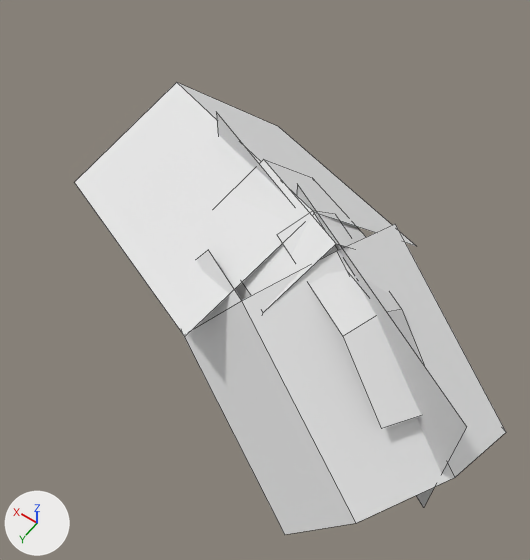
The OBJ model assets/mcme/models/block/spruce_branch_dead_2.obj: old version first, new version second.
The view is the same before and after, from a 50 mm camera at (-0.82, 1.08, 3.16) aimed at (0.63, -0.95, -0.04). Arrows for +X, +Y and +Z are at lower left; the lights stay in place. Mesh edges are drawn as thin lines. Where no turn or scale is listed for an object, it has been applied to the vertices. Vertices at the same position are counted once.

Before the edit, the objects in view are built like this:
```python
ob_cube = bpy.data.objects.new('cube', me_cube)
ob_cube.location = (0.0, 0.0, 0.0)
ob_cube_001 = bpy.data.objects.new('cube.001', me_cube_001)
ob_cube_001.location = (0.0, 0.0, 0.0)
ob_plane = bpy.data.objects.new('plane', me_plane)
ob_plane.location = (0.0, 0.0, 0.0)
ob_plane_001 = bpy.data.objects.new('plane.001', me_plane_001)
ob_plane_001.location = (0.0, 0.0, 0.0)
ob_plane_002 = bpy.data.objects.new('plane.002', me_plane_002)
ob_plane_002.location = (0.0, 0.0, 0.0)
ob_plane_003 = bpy.data.objects.new('plane.003', me_plane_003)
ob_plane_003.location = (0.0, 0.0, 0.0)
```
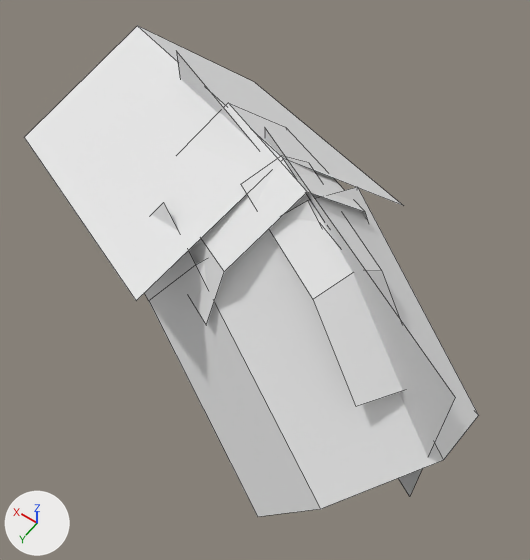
Boxes [x1, y1, x2, y2] around the edits, measured in the pictures (530 x 560 px):
'plane', reshaped (6% taller)
    before: [184, 224, 506, 535]
    after: [145, 187, 479, 517]
'plane.001', mesh rescaled (11% wider, 8% taller)
    before: [75, 82, 416, 336]
    after: [24, 26, 402, 301]
'plane.002', mesh rescaled
    before: [229, 160, 366, 313]
    after: [189, 103, 368, 325]
'plane.003', reshaped (12% wider, 15% taller)
    before: [277, 211, 422, 429]
    after: [241, 156, 403, 406]
'cube', reshaped (12% wider, 14% taller)
    before: [297, 184, 466, 507]
    after: [265, 128, 455, 497]
'cube.001', reshaped
    before: [216, 112, 358, 284]
    after: [176, 51, 254, 144]

Patch to the scene script:
```diff
--- a/assets/mcme/models/block/spruce_branch_dead_2.obj.py
+++ b/assets/mcme/models/block/spruce_branch_dead_2.obj.py
@@ me_cube @@
 me_cube.from_pydata(...)  # 4 vertices, 1 face; spans x -0.704..0.488, y -1.038..-0.349, z -0.281..0.792
-me_cube.vertices[0].co = (-0.704, -0.349, 0.714)  # pixel (466, 426)
-me_cube.vertices[1].co = (0.461, -0.963, 0.792)  # pixel (297, 183)
-me_cube.vertices[2].co = (-0.677, -0.424, -0.281)  # pixel (423, 507)
-me_cube.vertices[3].co = (0.488, -1.038, -0.203)
+# me_cube part 1
+me_cube.vertices[0].co = (-0.621, -0.393, 0.781)  # pixel (455, 397)
+me_cube.vertices[1].co = (0.754, -1.118, 0.873)  # pixel (264, 127)
+me_cube.vertices[2].co = (-0.589, -0.482, -0.393)  # pixel (409, 496)
+me_cube.vertices[3].co = (0.786, -1.206, -0.301)
 me_cube.materials.append(mat_m_eb03bff7_0e1a_c467_ec6f_b193c3cf074e)
@@ me_cube_001 @@
 me_cube_001.from_pydata(...)  # 4 vertices, 1 face; spans x -0.165..1.131, y -1.231..-0.655, z -0.268..0.812
-me_cube_001.vertices[0].co = (-0.165, -0.655, 0.665)
-me_cube_001.vertices[1].co = (1.057, -1.131, 0.812)  # pixel (216, 111)
-me_cube_001.vertices[2].co = (-0.091, -0.755, -0.268)
-me_cube_001.vertices[3].co = (1.131, -1.231, -0.121)
+# me_cube_001 part 2
+me_cube_001.vertices[0].co = (0.016, -0.755, 0.723)
+me_cube_001.vertices[1].co = (1.457, -1.317, 0.897)  # pixel (176, 50)
+me_cube_001.vertices[2].co = (0.103, -0.872, -0.378)
+me_cube_001.vertices[3].co = (1.544, -1.434, -0.203)
 me_cube_001.materials.append(mat_m_eb03bff7_0e1a_c467_ec6f_b193c3cf074e)
@@ me_plane @@
-me_plane.from_pydata(...)  # 12 vertices, 5 faces; spans x -0.83..0.94, y -1.48..0.04, z -0.39..0.74
+me_plane.from_pydata(...)  # 12 vertices, 5 faces; spans x -0.69..1.31, y -1.69..-0.04, z -0.65..0.82
+# me_plane part 3: 12 of 12 vertices moved; they spanned x -0.83..0.94, y -1.48..0.04, z -0.39..0.74 and now span x -0.69..1.31, y -1.69..-0.04, z -0.65..0.82; mean shift (0.26, -0.11, -0.11); largest move (0.67, -0.32, 0.15) -> (1.05, -0.46, -0.01)
 me_plane.materials.append(mat_m_eb03bff7_0e1a_c467_ec6f_b193c3cf074e)
@@ me_plane_001 @@
 me_plane_001.from_pydata(...)  # 6 vertices, 2 faces; spans x 0.0..1.79, y -1.97..-0.2, z 0.05..0.77
+# me_plane_001 part 4: the whole mesh is scaled about its middle by 1.18, then moved by (0.37, -0.18, 0.01)
 me_plane_001.materials.append(mat_m_eb03bff7_0e1a_c467_ec6f_b193c3cf074e)
@@ me_plane_002 @@
 me_plane_002.from_pydata(...)  # 10 vertices, 4 faces; spans x -0.054..0.886, y -1.369..-0.338, z 0.235..0.778
+# me_plane_002 part 5: the whole mesh is scaled about its middle by 1.18, then moved by (0.285, -0.135, 0.03)
 me_plane_002.materials.append(mat_m_eb03bff7_0e1a_c467_ec6f_b193c3cf074e)
@@ me_plane_003 @@
 me_plane_003.from_pydata(...)  # 9 vertices, 4 faces; spans x -0.524..0.408, y -1.028..-0.348, z 0.305..0.777
-me_plane_003.vertices[0].co = (0.284, -1.028, 0.645)  # pixel (335, 214)
-me_plane_003.vertices[1].co = (0.408, -0.728, 0.692)  # pixel (276, 234)
-me_plane_003.vertices[2].co = (-0.212, -0.804, 0.536)  # pixel (401, 309)
-me_plane_003.vertices[3].co = (-0.088, -0.504, 0.584)  # pixel (342, 336)
-me_plane_003.vertices[4].co = (-0.171, -0.653, 0.645)
-me_plane_003.vertices[5].co = (0.319, -0.876, 0.777)  # pixel (312, 210)
-me_plane_003.vertices[6].co = (-0.524, -0.481, 0.407)
-me_plane_003.vertices[7].co = (-0.398, -0.348, 0.345)  # pixel (381, 428)
-me_plane_003.vertices[8].co = (-0.5, -0.657, 0.305)
+# me_plane_003 part 6
+me_plane_003.vertices[0].co = (0.546, -1.194, 0.699)  # pixel (308, 162)
+me_plane_003.vertices[1].co = (0.692, -0.84, 0.755)  # pixel (240, 184)
+me_plane_003.vertices[2].co = (-0.035, -0.931, 0.55)  # pixel (381, 270)
+me_plane_003.vertices[3].co = (0.111, -0.577, 0.606)  # pixel (312, 299)
+me_plane_003.vertices[4].co = (0.006, -0.752, 0.707)
+me_plane_003.vertices[5].co = (0.587, -1.015, 0.856)  # pixel (281, 155)
+me_plane_003.vertices[6].co = (-0.399, -0.55, 0.383)
+me_plane_003.vertices[7].co = (-0.251, -0.393, 0.311)  # pixel (355, 406)
+me_plane_003.vertices[8].co = (-0.371, -0.758, 0.262)
 me_plane_003.materials.append(mat_m_eb03bff7_0e1a_c467_ec6f_b193c3cf074e)
```
